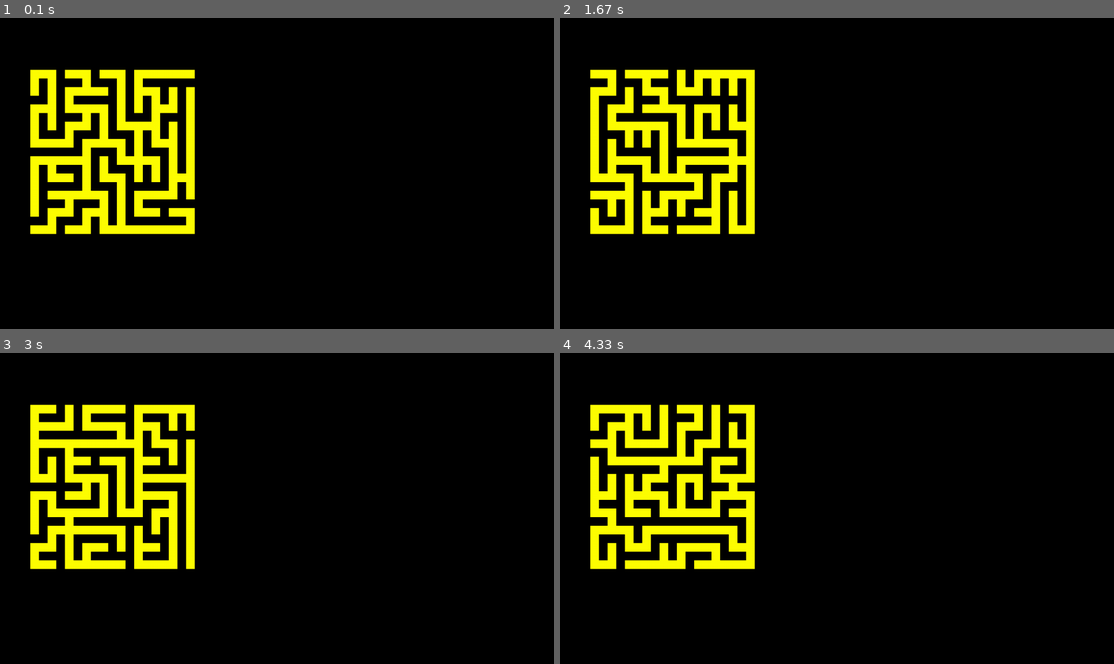
Above: before the commit, frames 1-4 (two rows, left to right).
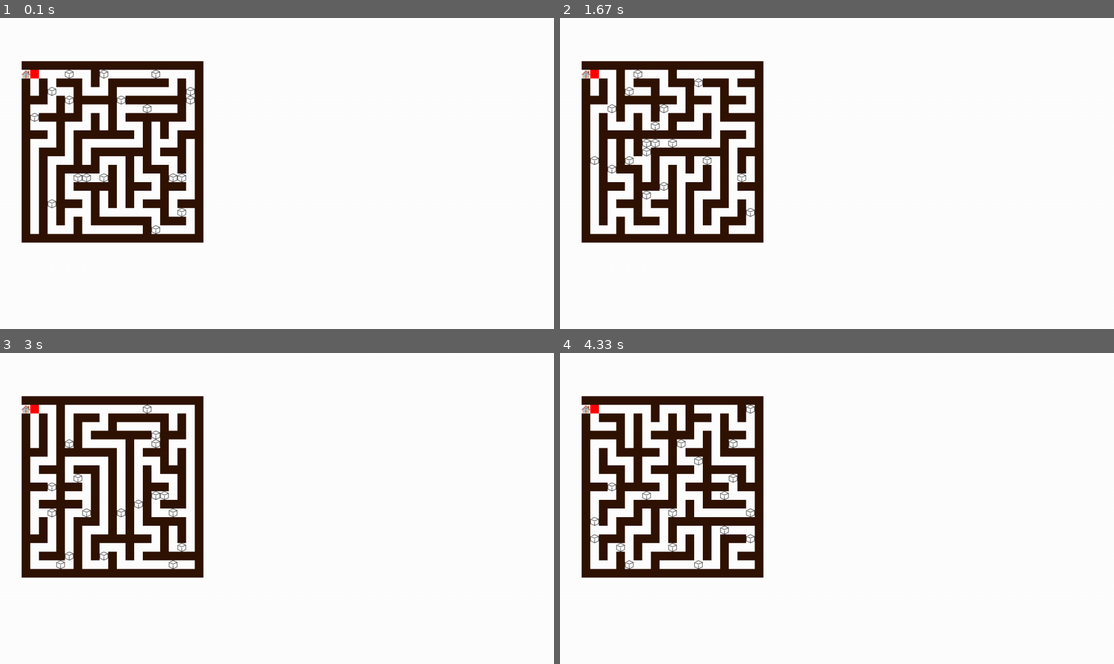
Above: after the commit, the same moments.

Repository: Tan1010/AI_Mini_Project
Game: pygame game, started from maze_generator.py
Same seed, same stepped clock (60 frames per second), same inputs: the game is played once before the commit and once after it.
Inputs (mouse positions are in pixels of both pictures, inside the frame that each line leads up to):
- Up to frame 1 (0.1 s): no input
- Up to frame 2 (1.67 s): click (837, 173) at 0.38 s; click (837, 195) at 0.83 s; move the mouse to (665, 126) at 1.13 s; click (665, 126) at 1.42 s
- Up to frame 3 (3 s): move the mouse to (481, 617) at 1.83 s; click (481, 617) at 2.18 s; move the mouse to (288, 402) at 2.67 s
- Up to frame 4 (4.33 s): click (848, 402) at 3.07 s; move the mouse to (809, 589) at 3.6 s; click (809, 589) at 4.05 s

The runs differ from the first frame. In frame 1, 100% of the frame differs, in the area x 0-100%, y 0-100%; in frame 2, 100%; in frame 3, 100%; in frame 4, 100%.

Commit message:
some update

Diff:
--- a/maze_generator.py
+++ b/maze_generator.py
@@ -1,42 +1,52 @@
 import numpy as np
 import random
 import pygame
+from PIL import Image
 from sys import exit
 
-class Sugar(pygame.sprite.Sprite):
-    def __init__(self, ):
-        # TODO: implement x y
-        super(Sugar, self).__init__()
-        self.surface = pygame.Surface((20, 20))
-        self.surface.fill((255, 255, 255))
-        self.screen_offset = np.array((50, 100))
+"""
+# class Cell(pygame.sprite.Sprite):
+#     cell_dim = 20
+
+#     def __init__(self, x, y, offset_x, offset_y):
+#         pygame.sprite.Sprite.__init__(self)
+
+#         self.image = pygame.Surface([self.cell_dim, self.cell_dim])
+#         self.image.fill((255, 255, 255))
+#         self.rect = self.image.get_rect()
+#         self.rect.x = x * self.cell_dim + offset_x
+#         self.rect.y = y * self.cell_dim + offset_y
+#         self.x = x
+#         self.y = y
+
+#     def draw(self, screen):
+#         screen.blit(self.image, self.rect)
+
+
+# class Wall(Cell):
+#     def __init__(self, x, y, offset_x, offset_y):
+#         super(Wall, self).__init__(x, y, offset_x, offset_y)
+#         self.image.fill((255, 0, 0))
+
+
+# class Sugar(pygame.sprite.Sprite):
+#     def __init__(self, x, y, offset_x, offset_y):
+#         # TODO: implement x y
+#         super(Sugar, self).__init__(x, y, offset_x, offset_y)
+#         self.surface.fill((0, 255, 255))
+"""
 
 class Maze:
-    """
-    Generate a maze See https://en.wikipedia.org/wiki/Maze_generation_algorithm
-    Returns either
-        a (y, x, 2) size Numpy Array with 0 as a passage and 1 as a wall for the down and right walls of each cell; outer edges are always walls.
-        a (y * 2 + 1, x * 2 + 1) size Numpy Array with 0 as a corridor and 1 as a wall block; outer edges are wall blocks.
-    """
-
     def __init__(self, screen=None):
-
+        self.screen = screen
         self.size_x = 10
         self.size_y = 10
+        self.offset_x = 50
+        self.offset_y = 100
+
         # initialize an array of block data - each passage (0) and wall (1) is a block
         self.block_size = np.array([self.size_y * 2 + 1, self.size_x * 2 + 1], dtype=np.int16)
         self.blocks = np.ones((self.block_size[0], self.block_size[1]), dtype=np.byte)
-        self.block_dim = 20  # block size in pixels
-
-        self.screen = screen  # if this is set to a display surface, maze generation will be shown in a window
-        self.screen_size = self.block_size * self.block_dim
-        self.screen_offset = np.array((50, 100))
-
-        self.prev_update = 0
-        self.clock = pygame.time.Clock()
-        self.slow_mode = False
-        # self.slow_mode = True
-        self.running = True
 
         # initialize an array of walls filled with ones, data "not visited" + if exists for 2 walls (down and right) per cell.
         self.wall_size = np.array([self.size_y, self.size_x], dtype=np.int16)
@@ -48,7 +58,7 @@
         self.walls[0, :, 0] = -1
         self.walls[self.wall_size[0] + 1, :, 0] = -1
 
-    def gen_maze_walls_recursive_backtracking(self, corridor_len=5):
+    def gen_maze_walls_recursive_backtracking(self):
 
         # Generate a maze.
         # This will start with a random cell and create a corridor until corridor length >= corridor_len or it cannot continue the current corridor.
@@ -57,25 +67,17 @@
         # Returns maze walls data - a NumPy array size (y, x, 2) with 0 or 1 for down and right cell walls.
 
         # set a random starting cell and mark it as "visited"
-        cell = np.array([random.randrange(2, self.wall_size[0]), random.randrange(2, self.wall_size[1])], dtype=np.int32)
+        cell = np.array([random.randrange(2, self.wall_size[0]), random.randrange(2, self.wall_size[1])], dtype=np.byte)
         self.walls[cell[0], cell[1], 0] = 0
 
         # a simple definition of the four neighboring cells relative to current cell
-        up    = np.array([-1,  0], dtype=np.int32)
-        down  = np.array([ 1,  0], dtype=np.int32)
-        left  = np.array([ 0, -1], dtype=np.int32)
-        right = np.array([ 0,  1], dtype=np.int32)
-
-        # preset some variables
-        need_cell_range = False
-        round_nr = 0
-        corridor_start = 0
-        if corridor_len <= 4:
-            corridor_len = 5  # even this is too small usually
-
-        while np.size(cell) > 0 and self.running:
-
-            round_nr += 1
+        up    = np.array([-1,  0], dtype=np.byte)
+        down  = np.array([ 1,  0], dtype=np.byte)
+        left  = np.array([ 0, -1], dtype=np.byte)
+        right = np.array([ 0,  1], dtype=np.byte)
+
+
+        while np.size(cell) > 0:
             # get the four neighbors for current cell (cell may be an array of cells)
             cell_neighbors = np.vstack((cell + up, cell + left, cell + down, cell + right))
             # valid neighbors are the ones not yet visited
@@ -92,87 +94,85 @@
                 self.walls[neighbor[0], neighbor[1], 0] = 0
                 # remove the wall between current cell and neighbor. Applied to down and right walls only so may be that of the cell or the neighbor
                 self.walls[min(cell[0], neighbor[0]), min(cell[1], neighbor[1]), 1 + abs(neighbor[1] - cell[1])] = 0
-                if self.screen is not None:
-                    # if screen is set, draw the corridor from cell to neighbor
-                    self.draw_cell(cell, neighbor)
-                # check if more corridor length is still available
-                if round_nr - corridor_start < corridor_len:
-                    # continue current corridor: set current cell to neighbor
-                    cell = np.array([neighbor[0], neighbor[1]], dtype=np.int32)
-                else:
-                    # maximum corridor length fully used; make a new junction and continue from there
-                    need_cell_range = True
+                # set current cell to neighbor
+                cell = np.array([neighbor[0], neighbor[1]], dtype=np.int32)
 
             else:
                 # no valid neighbors for this cell
                 if np.size(cell) > 2:
                     # if cell already contains an array of cells, no more valid neighbors are available at all
                     cell = np.zeros((0, 0))  # this will end the while loop, the maze is finished.
-                    if self.screen is not None:
-                        # if screen is set, make sure it is updated as the maze is now finished.
-                        pygame.display.flip()
+                    # if self.screen is not None:
+                    #     # if screen is set, make sure it is updated as the maze is now finished.
+                    #     pygame.display.flip()
                 else:
                     # a dead end; make a new junction and continue from there
-                    need_cell_range = True
-
-            if need_cell_range:
-                # get all visited cells (=0) not marked as "no neighbors" (=-1), start a new corridor from one of these (make a junction)
-                cell = np.transpose(np.nonzero(self.walls[1:-1, 1:-1, 0] == 0)) + 1  # not checking the edge cells, hence needs the "+ 1"
-                # check these for valid neighbors (any adjacent cell with "1" as visited status (ie. not visited) is sufficient, hence MAX)
-                valid_neighbor_exists = np.array([self.walls[cell[:, 0] - 1, cell[:, 1], 0],
-                                                  self.walls[cell[:, 0] + 1, cell[:, 1], 0],
-                                                  self.walls[cell[:, 0], cell[:, 1] - 1, 0],
-                                                  self.walls[cell[:, 0], cell[:, 1] + 1, 0]
-                                                  ]).max(axis=0)
-                # get all visited cells with no neighbors
-                cell_no_neighbors = cell[valid_neighbor_exists != 1]
-                # mark these (-1 = no neighbors) so they will no longer be actively used. This is not required but helps with large mazes.
-                self.walls[cell_no_neighbors[:, 0], cell_no_neighbors[:, 1], 0] = -1
-                corridor_start = round_nr + 0  # start a new corridor.
-                need_cell_range = False
+                    # get all visited cells (=0) not marked as "no neighbors" (=-1), start a new corridor from one of these (make a junction)
+                    cell = np.transpose(np.nonzero(self.walls[1:-1, 1:-1, 0] == 0)) + 1  # not checking the edge cells, hence needs the "+ 1"
+                    # check these for valid neighbors (any adjacent cell with "1" as visited status (ie. not visited) is sufficient, hence MAX)
+                    valid_neighbor_exists = np.array([
+                        self.walls[cell[:, 0] - 1, cell[:, 1], 0],
+                        self.walls[cell[:, 0] + 1, cell[:, 1], 0],
+                        self.walls[cell[:, 0], cell[:, 1] - 1, 0],
+                        self.walls[cell[:, 0], cell[:, 1] + 1, 0]
+                    ]).max(axis=0)
+                    # get all visited cells with no neighbors
+                    cell_no_neighbors = cell[valid_neighbor_exists != 1]
+                    # mark these (-1 = no neighbors) so they will no longer be actively used. This is not required but helps with large mazes.
+                    self.walls[cell_no_neighbors[:, 0], cell_no_neighbors[:, 1], 0] = -1
 
         # return: drop out the additional edge cells. All cells visited anyway so just return the down and right edge data.
-        if self.running:
-            return self.walls[1:-1, 1:-1, 1:3]
-
-    def gen_maze_2D(self, corridor_len=5):
+        return self.walls[1:-1, 1:-1, 1:3]
+
+    def gen_maze_2D(self):
 
         # converts walls data from gen_maze_walls to a NumPy array size (y * 2 + 1, x * 2 + 1)
         # wall blocks are represented by 1 and corridors by 0.
 
-        self.gen_maze_walls_recursive_backtracking(corridor_len)
-
-        if self.running:
-            # use wall data to set final output maze
-            self.blocks[1:-1:2, 1:-1:2] = 0  # every cell is visited if correctly generated
-            # horizontal walls
-            self.blocks[1:-1:2, 2:-2:2] = self.walls[1:-1, 1:-2, 2]  # use the right wall
-            # vertical walls
-            self.blocks[2:-2:2, 1:-1:2] = self.walls[1:-2, 1:-1, 1]  # use the down wall
-
-            return self.blocks
-
-    def draw_cell(self, cell, neighbor):
-
-        # draw passage from cell to neighbor. As these are always adjacent can min/max be used.
-        min_coord = (np.flip(np.minimum(cell, neighbor) * 2 - 1) * self.block_dim + self.screen_offset).astype(np.int16)
-        max_coord = (np.flip(np.maximum(cell, neighbor) * 2 - 1) * self.block_dim + int(self.block_dim) + self.screen_offset).astype(np.int16)
-        pygame.draw.rect(self.screen, (255, 255, 0), (min_coord, max_coord - min_coord))
-
-        if self.slow_mode or pygame.time.get_ticks() > self.prev_update + 50:
-            self.prev_update = pygame.time.get_ticks()
-            pygame.display.flip()
-
-            # when performing display flip, handle some pygame events as well.
-            for event in pygame.event.get():
-                if event.type == pygame.QUIT:
-                    self.running = False
-                if event.type == pygame.KEYDOWN:
-                    if event.key == pygame.K_ESCAPE:
-                        self.running = False
-
-        if self.slow_mode:
-            pygame.time.wait(200)
+        self.gen_maze_walls_recursive_backtracking()
+
+        # use wall data to set final output maze
+        self.blocks[1:-1:2, 1:-1:2] = 0  # every cell is visited if correctly generated
+        # horizontal walls
+        self.blocks[1:-1:2, 2:-2:2] = self.walls[1:-1, 1:-2, 2]  # use the right wall
+        # vertical walls
+        self.blocks[2:-2:2, 1:-1:2] = self.walls[1:-2, 1:-1, 1]  # use the down wall
+
+        # generate home and ant startpoint
+        self.blocks[1, 0] = 2   # home
+        self.blocks[1, 1] = 10  # ant startpoint
+
+        # generate sugars
+        flatten = self.blocks.reshape(-1)
+        flatten[np.random.choice(np.where(flatten == 0)[0], 20)] = 3  # replace 20 path cell with sugars
+        return self.blocks
+
+    def draw_maze(self):
+        BLOCK_DIM = 20
+        WALL_COLOR = np.array((48,19,1), dtype=np.uint8)
+        ANT_COLOR = np.array((255,0,0), dtype=np.uint8)
+        SUGAR_IMG_ARR = np.array(Image.open('Assets\sugar.jpg').convert('RGB'))
+        HOME_IMG_ARR = np.array(Image.open('Assets\home.jpg').convert('RGB'))
+
+        # Wall
+        self.surface_arr = np.zeros((*tuple(self.block_size), 3), dtype=np.int16) + 255
+        self.surface_arr[self.blocks==1] = WALL_COLOR
+        self.surface_arr = self.surface_arr.repeat(BLOCK_DIM, axis=0).repeat(BLOCK_DIM, axis=1)
+
+        # Home and ant
+        self.surface_arr[20:40, :20] = HOME_IMG_ARR
+        self.surface_arr[20:40, 20:40] = ANT_COLOR
+
+        # Sugar
+        arr_x_sugar, arr_y_sugar = np.where(self.blocks==3)
+        arr_x_sugar, arr_y_sugar = arr_x_sugar*20, arr_y_sugar*20
+        for x, y in zip(arr_x_sugar, arr_y_sugar):
+            self.surface_arr[x:x+20, y:y+20] = SUGAR_IMG_ARR
+
+        self.surface = pygame.surfarray.make_surface(np.transpose(self.surface_arr, [1,0,2]))
+        self.screen.blit(self.surface, (self.offset_x, self.offset_y))
+        # pygame.display.flip()
+        pygame.display.update()
 
 
 if __name__ == '__main__':
@@ -183,33 +183,32 @@
 
     # set screen size and initialize it
     pygame.display.init()
+
+    # Setup the clock for a decent framerate TODO
+    clock = pygame.time.Clock()
+
+    block_dim = 20  # block size in pixels
     disp_size = (1280, 720)
-    rect = np.array([0, 0, disp_size[0], disp_size[1]])  # the rect inside which to draw the maze. Top x, top y, width, height.
-
-    block_dim = 20  # block size in pixels
+    # rect = np.array([0, 0, disp_size[0], disp_size[1]])  # the rect inside which to draw the maze. Top x, top y, width, height.
     screen = pygame.display.set_mode(disp_size)
     pygame.display.set_caption('Ant Game')
     running = True
 
     while running:
         maze = Maze(screen)
-        screen.fill((0, 0, 0))
+        screen.fill((255, 255, 255))
 
         # generate the maze - parameter: corridor length (optional)
         start_time = pygame.time.get_ticks()
-        print(f'Generating a maze of {maze.wall_size[1]} x {maze.wall_size[0]} = {maze.wall_size[0] * maze.wall_size[1]} cells. Block dimension = {maze.block_dim}.')
+        print(f'Generating a maze of {maze.wall_size[1]} x {maze.wall_size[0]} = {maze.wall_size[0] * maze.wall_size[1]} cells. Block dimension = {block_dim}.')
         maze.gen_maze_2D()
-        if maze.running:
-            print('Ready. Time: {:0.4f} seconds.'.format((pygame.time.get_ticks() - start_time) / 1000.0))
-            print('ESC or close the Maze window to end program. SPACE BAR for a new maze.')
-        else:
-            print('Aborted.')
+        maze.draw_maze()
+        print('Ready. Time: {:0.4f} seconds.'.format((pygame.time.get_ticks() - start_time) / 1000.0))
+        print('ESC or close the Maze window to end program.')
         print(maze.blocks[:,:])
 
-        # wait for exit (window close or ESC key) or left mouse button (new maze) or other key commands
-        pygame.event.clear()  # clear the event queue
-        running = maze.running
-        pausing = maze.running
+        pygame.event.clear()
+        pausing = running
         while pausing:
             event = pygame.event.wait()  # wait for user input, yielding to other prcesses
             if event.type == pygame.QUIT:
@@ -226,7 +225,6 @@
                     # left button: new maze
                     pausing = False
 
-
     # exit; close display
     pygame.quit()
     exit()
Binary file added: Assets/home.jpg
Binary file added: Assets/sugar.jpg
Binary file removed: sugar_3.png
